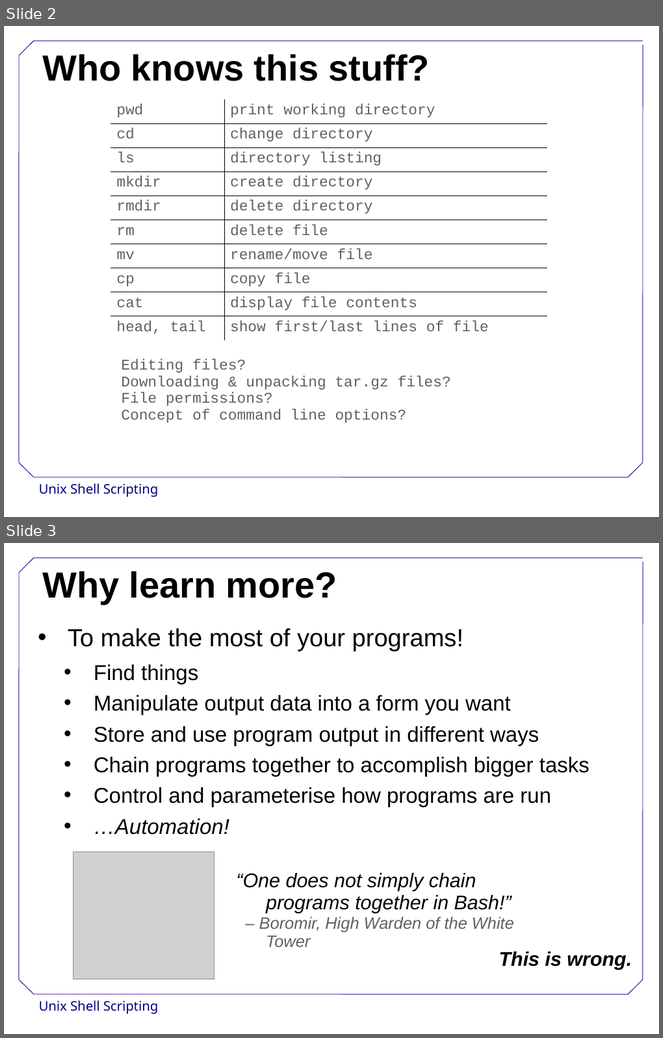
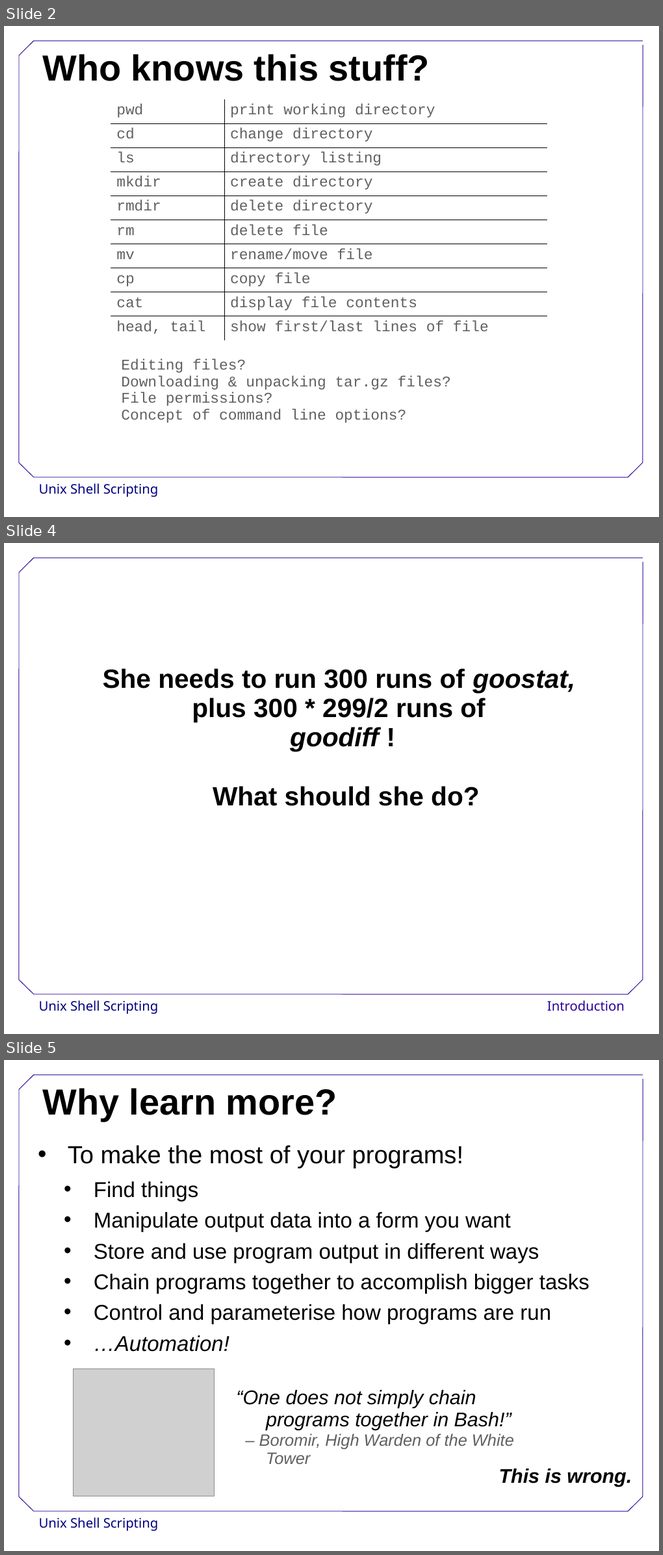
Before and after one commit to DevasenaInupakutika/2014-06-25-Reading, a slide deck: Unix_Shell_Intro.ppt. Shown one above the other, each under a label of ours: slides 2 and 3 before the commit, slides 2, 4 and 5 after it; the slides between them are not shown. The pictures are 663x1038 and 663x1555 pixels, drawn with LibreOffice and Linux fonts; fonts in the diff are those of the drawing; grey boxes stand for pictures; background and template pictures are left out. Boxes give left, top, right and bottom in pixels: in the first picture for what was removed or moved away, otherwise in the second. Text is boxed around its words. In the diff, an @@ line names an element or a change of style, - is before the commit and + after.

Commit message:
Updated Intro ppt

```diff
--- a/Unix_Shell_Intro.ppt
+++ b/Unix_Shell_Intro.ppt
@@ slide 4 added at (4,543,659,1034), background #FFFFFF; not listed: 8 template elements that a slide beside it also shows @@
@@ text added at (103,668,575,806), 32 pt, text #000000, bold @@
+She needs to run 300 runs of goostat,
+plus 300 * 299/2 runs of
+goodiff !
+What should she do?
@@ text added at (547,1001,625,1012), 16 pt, text #280099 @@
+Introduction
@@ what was slide 3 is now slide 5 @@
```
Also in this commit, not shown: 1 other slide added.
